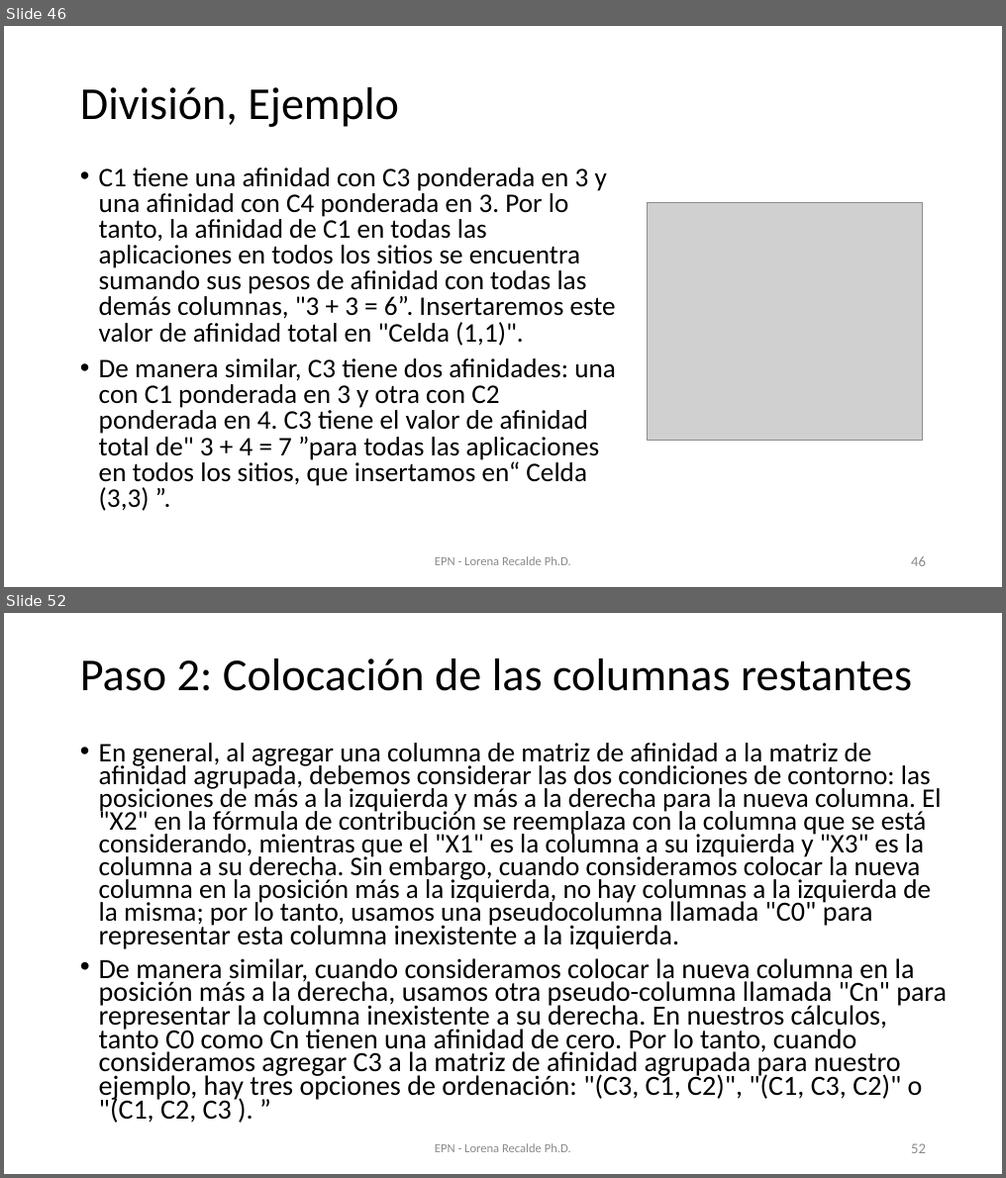
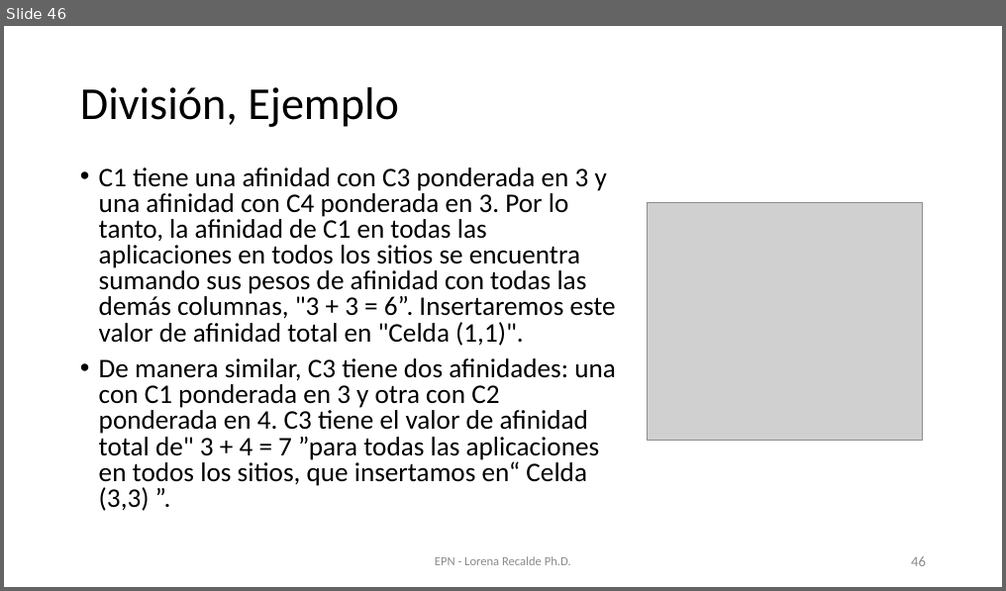
Before and after one commit to lore10/BDDD, a slide deck: slides/Semana3_V1.pptx. Shown one above the other, each under a label of ours: slides 46 and 52 before the commit, slide 46 after it; the slides between them are not shown. The pictures are 1006x1178 and 1006x591 pixels, drawn with LibreOffice and Linux fonts; fonts in the diff are those of the drawing; grey boxes stand for pictures. Boxes give left, top, right and bottom in pixels: in the first picture for what was removed or moved away, otherwise in the second. Text is boxed around its words. In the diff, an @@ line names an element or a change of style, - is before the commit and + after.

```diff
--- a/slides/Semana3_V1.pptx
+++ b/slides/Semana3_V1.pptx
@@ slide 52 removed at (4, 613, 1002, 1174), background #FFFFFF @@
@@ title removed at (80, 659, 912, 691) @@
-Paso 2: Colocación de las columnas restantes
@@ text removed at (99, 743, 946, 1123) @@
-• En general, al agregar una columna de matriz de afinidad a la matriz de afinidad agrupada, debemos considerar las dos condiciones de contorno: las posiciones de más a la izquierda y más a la derecha para la nueva columna. El "X2" en la fórmula de contribución se reemplaza con la columna que se está considerando, mientras que el "X1" es la columna a su izquierda y "X3" es la columna a su derecha. Sin embargo, cuando consideramos colocar la nueva columna en la posición más a la izquierda, no hay columnas a la izquierda de la misma; por lo tanto, usamos una pseudocolumna llamada "C0" para representar esta columna inexistente a la izquierda.
-• De manera similar, cuando consideramos colocar la nueva columna en la posición más a la derecha, usamos otra pseudo-columna llamada "Cn" para representar la columna inexistente a su derecha. En nuestros cálculos, tanto C0 como Cn tienen una afinidad de cero. Por lo tanto, cuando consideramos agregar C3 a la matriz de afinidad agrupada para nuestro ejemplo, hay tres opciones de ordenación: "(C3, C1, C2)", "(C1, C3, C2)" o "(C1, C2, C3 ). ”
@@ text removed at (435, 1144, 571, 1153) @@
-EPN - Lorena Recalde Ph.D.
@@ page number removed at (911, 1144, 926, 1154) @@
-52
```
Also in this commit, not shown: 6 slides changed, 23 other slides removed, 4 other files.
